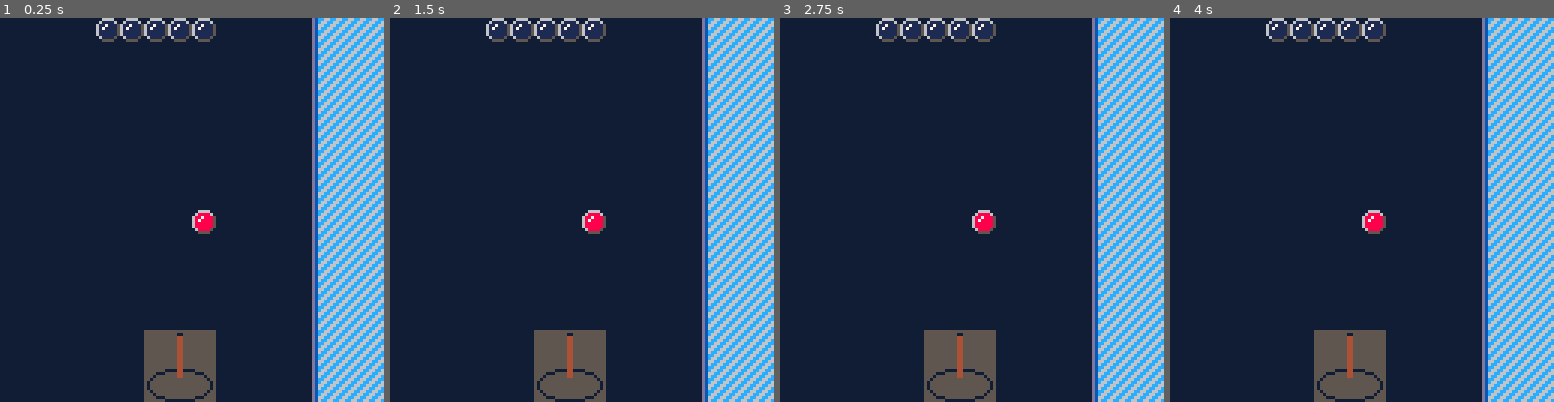
Above: before the commit, frames 1-4 (left to right).
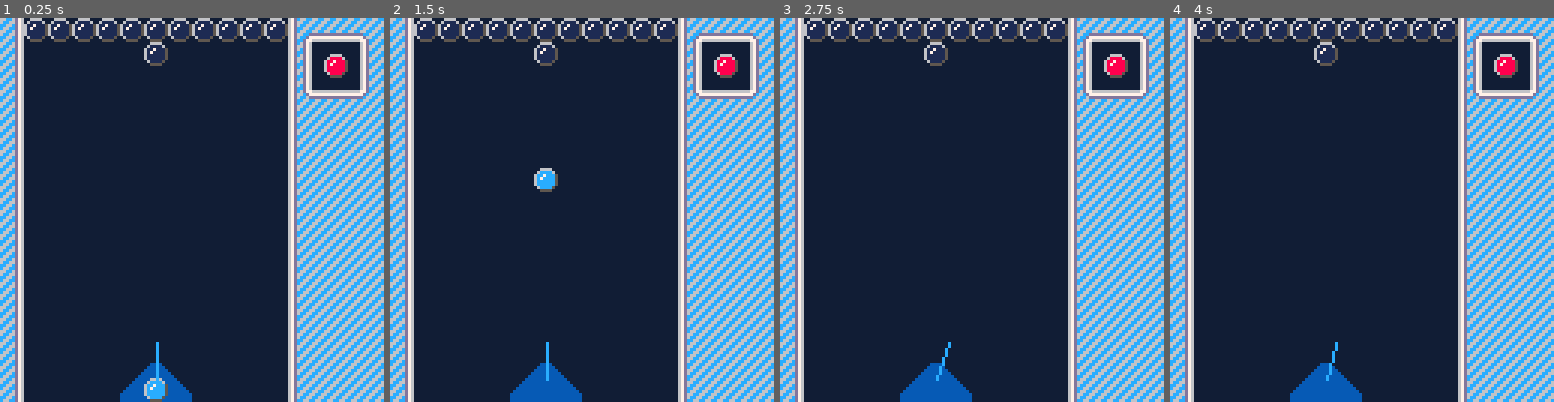
Above: after the commit, the same moments.

Repository: kallanreed/pico8_games
Game: PICO-8 cartridge bubbles.p8
Two runs of this game, one before a commit and one after it. Both use one fixed random seed, a clock stepped at 60 frames per second and the inputs below.
Inputs:
- Up to frame 1 (0.25 s): no input
- Up to frame 2 (1.5 s): tap X (X key) at 0.33, 1.07 s
- Up to frame 3 (2.75 s): hold Right 1.6-2.1 s; tap X (X key) at 1.85 s; hold Right from 2.47 s (still down)
- Up to frame 4 (4 s): tap X (X key) at 2.97 s; release Right at 3.03 s; hold Left 3.08-3.58 s

The runs differ from the first frame. In frame 1, 22% of the frame differs, in the area x 0-97%, y 0-100%; in frame 2, 23%; in frame 3, 22%; in frame 4, 22%.

Commit message:
board and canon

Diff:
--- a/bubbles.p8
+++ b/bubbles.p8
@@ -9,22 +9,72 @@
  poke(0x5f2e,1)
 
  board={}
+ preview=bub(108,12,0,0,8)
+ canon={
+  a=90,r=12,x2=0,y2=0,
+  x1=52,y1=120,
+  dx=0,dy=0
+ }
+ curr=bub(canon.x1-4,canon.y1,0,0,12)
 
+ update_canon()
+end
+
+function update_canon()
+ local a=canon.a/360
+ canon.dx=cos(a)
+ canon.dy=sin(a)
+ canon.x2=canon.dx*canon.r+canon.x1
+ canon.y2=canon.dy*canon.r+canon.y1
+end
+
+function _update()
+ if btn(⬅️) then
+  canon.a+=1
+  update_canon()
+ end
+ if btn(➡️) then
+  canon.a-=1
+  update_canon()
+ end
+
+ if btnp(❎) then
+  sfx(32)
+  curr.dx=canon.dx*2
+  curr.dy=canon.dy*2
+ end
+
+ curr:update()
 end
 
 function _draw()
  cls()
- bub(64,64,8)
  map(0,0,0,0,16,16)
 
+ preview:draw()
+ curr:draw()
+
+ line(canon.x1,canon.y1,
+  canon.x2,canon.y2,12)
  pal({[0]=129,1,2,3,4,5,6,7,8,9,10,139,12,13,140,132},1)
 end
 
-function bub(x,y,col)
- pal(1,col)
- spr(1,x,y)
- pal()
+function bub(x,y,dx,dy,col)
+ return {
+  x=x,y=y,dx=dx,dy=dy,
+  update=function(my)
+   my.x+=my.dx
+   my.y+=my.dy
+  end,
+  draw=function(my)
+   pal(1,col)
+   spr(1,my.x,my.y)
+   pal()
+  end
+ }
 end
+
+
 
 -- todo: understand
 -- https://www.drdobbs.com/architecture-and-design/fast-bitmap-rotation-and-scaling/184416337
@@ -90,6 +140,23 @@
 
 
 
+__map__
+0701010101010101010101010804040900000000000000000000000000000000000000000000000000000000000000000000000000000000000000000000000000000000000000000000000000000000000000000000000000000000000000000000000000000000000000000000000000000000000000000000000000000000
+0700000000000100000000000500000300000000000000000000000000000000000000000000000000000000000000000000000000000000000000000000000000000000000000000000000000000000000000000000000000000000000000000000000000000000000000000000000000000000000000000000000000000000
+0700000000000000000000000500000300000000000000000000000000000000000000000000000000000000000000000000000000000000000000000000000000000000000000000000000000000000000000000000000000000000000000000000000000000000000000000000000000000000000000000000000000000000
+0700000000000000000000001806061900000000000000000000000000000000000000000000000000000000000000000000000000000000000000000000000000000000000000000000000000000000000000000000000000000000000000000000000000000000000000000000000000000000000000000000000000000000
+0700000000000000000000000302020200000000000000000000000000000000000000000000000000000000000000000000000000000000000000000000000000000000000000000000000000000000000000000000000000000000000000000000000000000000000000000000000000000000000000000000000000000000
+0700000000000000000000000302020200000000000000000000000000000000000000000000000000000000000000000000000000000000000000000000000000000000000000000000000000000000000000000000000000000000000000000000000000000000000000000000000000000000000000000000000000000000
+0700000000000000000000000302020200000000000000000000000000000000000000000000000000000000000000000000000000000000000000000000000000000000000000000000000000000000000000000000000000000000000000000000000000000000000000000000000000000000000000000000000000000000
+0700000000000000000000000302020200000000000000000000000000000000000000000000000000000000000000000000000000000000000000000000000000000000000000000000000000000000000000000000000000000000000000000000000000000000000000000000000000000000000000000000000000000000
+0700000000000000000000000302020200000000000000000000000000000000000000000000000000000000000000000000000000000000000000000000000000000000000000000000000000000000000000000000000000000000000000000000000000000000000000000000000000000000000000000000000000000000
+0700000000000000000000000302020200000000000000000000000000000000000000000000000000000000000000000000000000000000000000000000000000000000000000000000000000000000000000000000000000000000000000000000000000000000000000000000000000000000000000000000000000000000
+0700000000000000000000000302020200000000000000000000000000000000000000000000000000000000000000000000000000000000000000000000000000000000000000000000000000000000000000000000000000000000000000000000000000000000000000000000000000000000000000000000000000000000
+0700000000000000000000000302020200000000000000000000000000000000000000000000000000000000000000000000000000000000000000000000000000000000000000000000000000000000000000000000000000000000000000000000000000000000000000000000000000000000000000000000000000000000
+0700000000000000000000000302020200000000000000000000000000000000000000000000000000000000000000000000000000000000000000000000000000000000000000000000000000000000000000000000000000000000000000000000000000000000000000000000000000000000000000000000000000000000
+0700000000000000000000000302020200000000000000000000000000000000000000000000000000000000000000000000000000000000000000000000000000000000000000000000000000000000000000000000000000000000000000000000000000000000000000000000000000000000000000000000000000000000
+0700000000101112000000000302020200000000000000000000000000000000000000000000000000000000000000000000000000000000000000000000000000000000000000000000000000000000000000000000000000000000000000000000000000000000000000000000000000000000000000000000000000000000
+0700000000202122000000000302020200000000000000000000000000000000000000000000000000000000000000000000000000000000000000000000000000000000000000000000000000000000000000000000000000000000000000000000000000000000000000000000000000000000000000000000000000000000
 
 
 
@@ -98,20 +165,29 @@
 
 
 
-__map__
-0000000001010101010000000003020200000000000000000000000000000000000000000000000000000000000000000000000000000000000000000000000000000000000000000000000000000000000000000000000000000000000000000000000000000000000000000000000000000000000000000000000000000000
-0000000000000000000000000003020200000000000000000000000000000000000000000000000000000000000000000000000000000000000000000000000000000000000000000000000000000000000000000000000000000000000000000000000000000000000000000000000000000000000000000000000000000000
-0000000000000000000000000003020200000000000000000000000000000000000000000000000000000000000000000000000000000000000000000000000000000000000000000000000000000000000000000000000000000000000000000000000000000000000000000000000000000000000000000000000000000000
-0000000000000000000000000003020200000000000000000000000000000000000000000000000000000000000000000000000000000000000000000000000000000000000000000000000000000000000000000000000000000000000000000000000000000000000000000000000000000000000000000000000000000000
-0000000000000000000000000003020200000000000000000000000000000000000000000000000000000000000000000000000000000000000000000000000000000000000000000000000000000000000000000000000000000000000000000000000000000000000000000000000000000000000000000000000000000000
-0000000000000000000000000003020200000000000000000000000000000000000000000000000000000000000000000000000000000000000000000000000000000000000000000000000000000000000000000000000000000000000000000000000000000000000000000000000000000000000000000000000000000000
-0000000000000000000000000003020200000000000000000000000000000000000000000000000000000000000000000000000000000000000000000000000000000000000000000000000000000000000000000000000000000000000000000000000000000000000000000000000000000000000000000000000000000000
-0000000000000000000000000003020200000000000000000000000000000000000000000000000000000000000000000000000000000000000000000000000000000000000000000000000000000000000000000000000000000000000000000000000000000000000000000000000000000000000000000000000000000000
-0000000000000000000000000003020200000000000000000000000000000000000000000000000000000000000000000000000000000000000000000000000000000000000000000000000000000000000000000000000000000000000000000000000000000000000000000000000000000000000000000000000000000000
-0000000000000000000000000003020200000000000000000000000000000000000000000000000000000000000000000000000000000000000000000000000000000000000000000000000000000000000000000000000000000000000000000000000000000000000000000000000000000000000000000000000000000000
-0000000000000000000000000003020200000000000000000000000000000000000000000000000000000000000000000000000000000000000000000000000000000000000000000000000000000000000000000000000000000000000000000000000000000000000000000000000000000000000000000000000000000000
-0000000000000000000000000003020200000000000000000000000000000000000000000000000000000000000000000000000000000000000000000000000000000000000000000000000000000000000000000000000000000000000000000000000000000000000000000000000000000000000000000000000000000000
-0000000000000000000000000003020200000000000000000000000000000000000000000000000000000000000000000000000000000000000000000000000000000000000000000000000000000000000000000000000000000000000000000000000000000000000000000000000000000000000000000000000000000000
-0000000000001011120000000003020200000000000000000000000000000000000000000000000000000000000000000000000000000000000000000000000000000000000000000000000000000000000000000000000000000000000000000000000000000000000000000000000000000000000000000000000000000000
-0000000000002021220000000003020200000000000000000000000000000000000000000000000000000000000000000000000000000000000000000000000000000000000000000000000000000000000000000000000000000000000000000000000000000000000000000000000000000000000000000000000000000000
-0000000000003031320000000003020200000000000000000000000000000000000000000000000000000000000000000000000000000000000000000000000000000000000000000000000000000000000000000000000000000000000000000000000000000000000000000000000000000000000000000000000000000000
+…(26 lines of a section not shown)…
Not shown, changed: 32 lines of the sprite sheet (__gfx__) section of bubbles.p8
Not shown, changed: the sound effects (__sfx__) section of bubbles.p8
